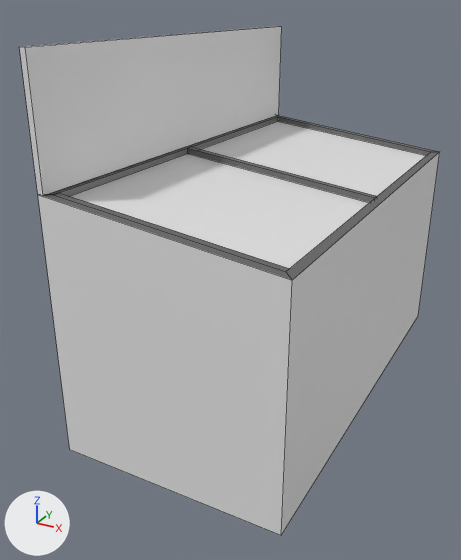
The FBX model PetrolStationSimulator/Assets/Assets/Props/SM_IceCreamFridge.fbx, before and after one commit.
Both versions are drawn from a camera (50 mm lens) standing at (1.28, -2.42, 0.76) and looking at (-0.05, -0.01, -0.45). The axes (+X, +Y, +Z) are drawn at lower left. The lights are the same throughout. The older version comes first. Mesh edges are drawn as thin lines. Where no turn or scale is listed for an object, it has been applied to the vertices.

The first picture shows 'SM_IceCreamFridge'.
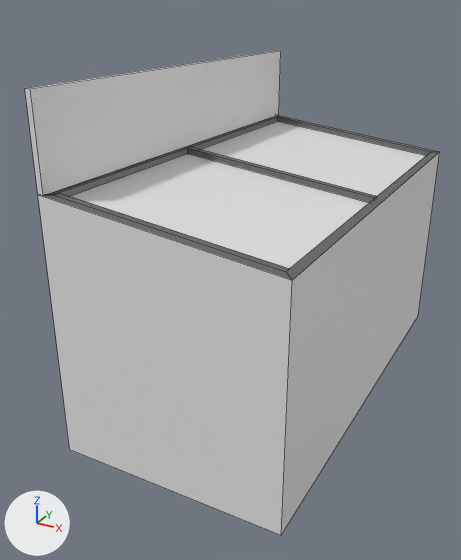
The newer file is also turned or shifted as a whole; pictures and numbers use the older file's frame.

The change, as a list of edits to the scene's bpy script:
```text
Change me_cube_103:
    used by ob_sm_icecreamfridge; location = (0.0, 0.0, 0.0)
    before: 34 (-0.4, -0.8, 0.61) at pixel (19, 46), 35 (-0.38, -0.8, 0.61) at pixel (25, 47), 38 (-0.4, 1.2, 0.61) at pixel (277, 26), 39 (-0.38, 1.2, 0.61) at pixel (281, 26)
    remove me_cube_103.from_pydata(...)  # 40 vertices, 32 faces; spans x -0.4..0.6, y -0.8..1.2, z -1.02..0.61
    add me_cube_103.from_pydata(...)  # 40 vertices, 32 faces; spans x -0.4..0.6, y -0.8..1.2, z -1.02..0.48
    me_cube_103 part 1
    add for i in [34, 35, 38, 39]: me_cube_103.vertices[i].co += Vector((0.0, 0.0, -0.13))
```

What differs and where, as boxes (x1, y1, x2, y2) in the pictures (461 x 560 px; the box of a moved part takes in the faces that stretch with it):
'SM_IceCreamFridge', reshaped: before (20, 26, 440, 535); after (25, 50, 440, 535)
part 1 of me_cube_103, moved or reshaped: before (20, 26, 282, 196); after (25, 50, 281, 196)
